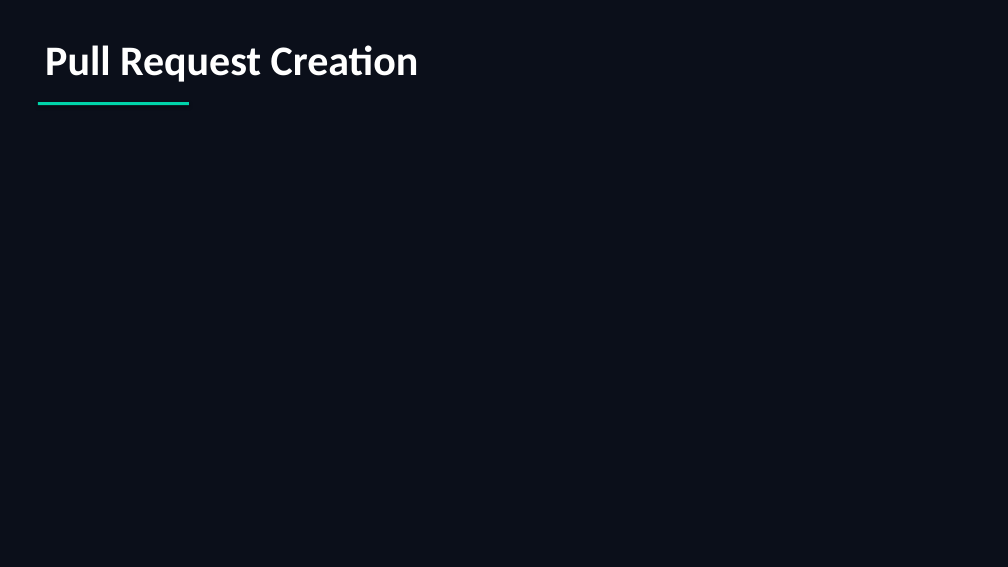
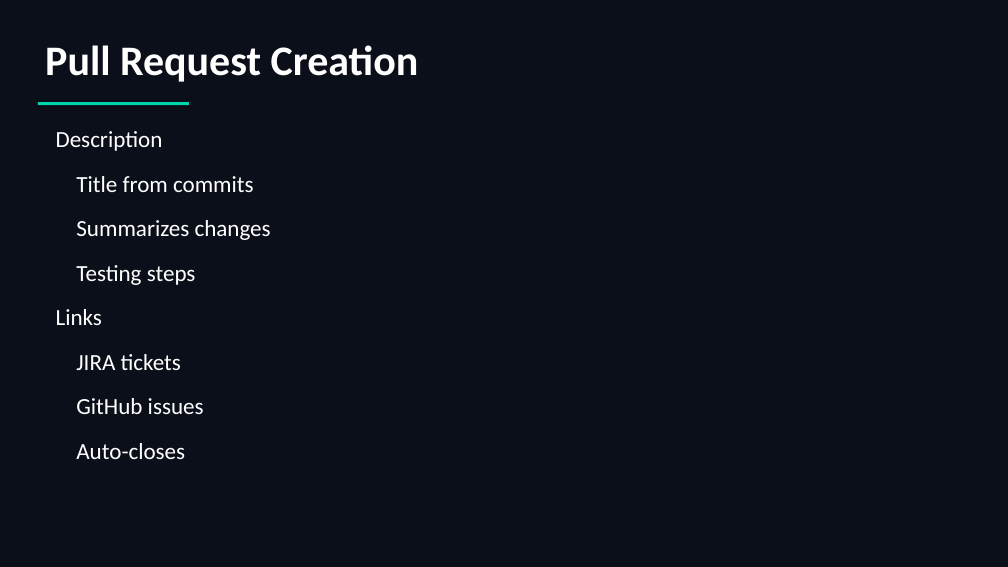
Before and after one commit to scottrhay/AIA-ClaudeCopilot, a slide deck: slide 82 of slides/Day2_Claude_Code_Fundamentals.pptx. Drawn at 1008x567 pixels with LibreOffice and Linux fonts; fonts in the diff are those of the drawing. Boxes give left, top, right and bottom in pixels: in the first picture for what was removed or moved away, otherwise in the second. Text is boxed around its words. In the diff, an @@ line names an element or a change of style, - is before the commit and + after.

```diff
--- a/slides/Day2_Claude_Code_Fundamentals.pptx
+++ b/slides/Day2_Claude_Code_Fundamentals.pptx
@@ text added at (56,131,271,459), 22 pt, text #FFFFFF @@
+Description
+Title from commits
+Summarizes changes
+Testing steps
+Links
+JIRA tickets
+GitHub issues
+Auto-closes
```
Also in this commit, not shown: 40 other slides changed, 1 slide added, 1 slide removed.
